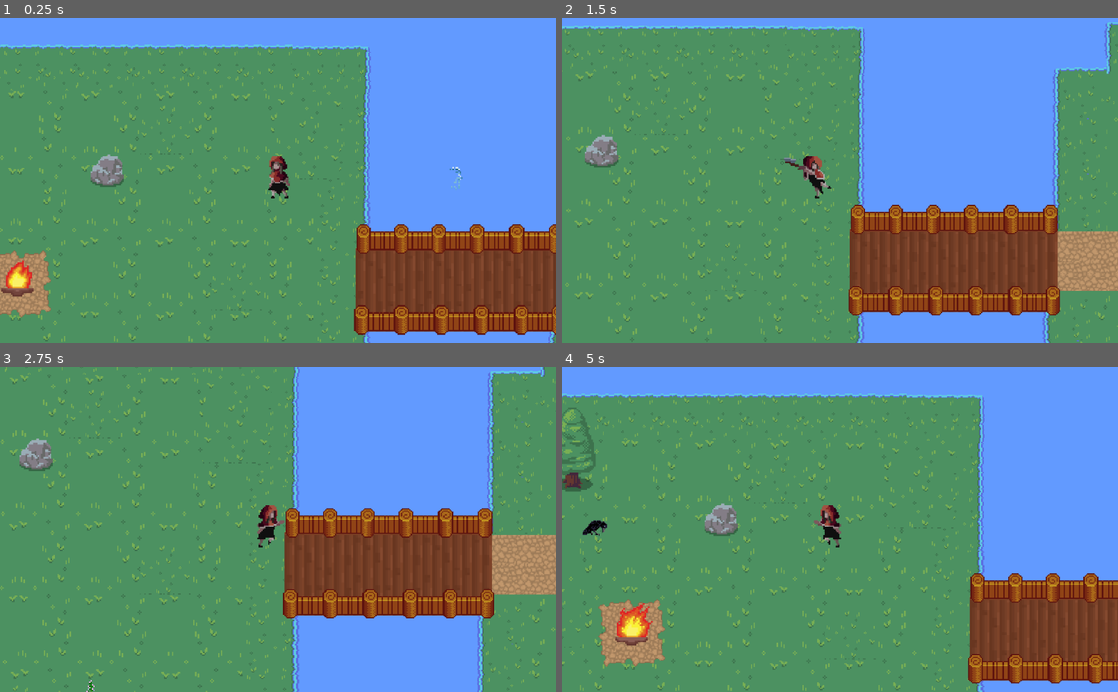
Above: before the commit, frames 1-4 (two rows, left to right).
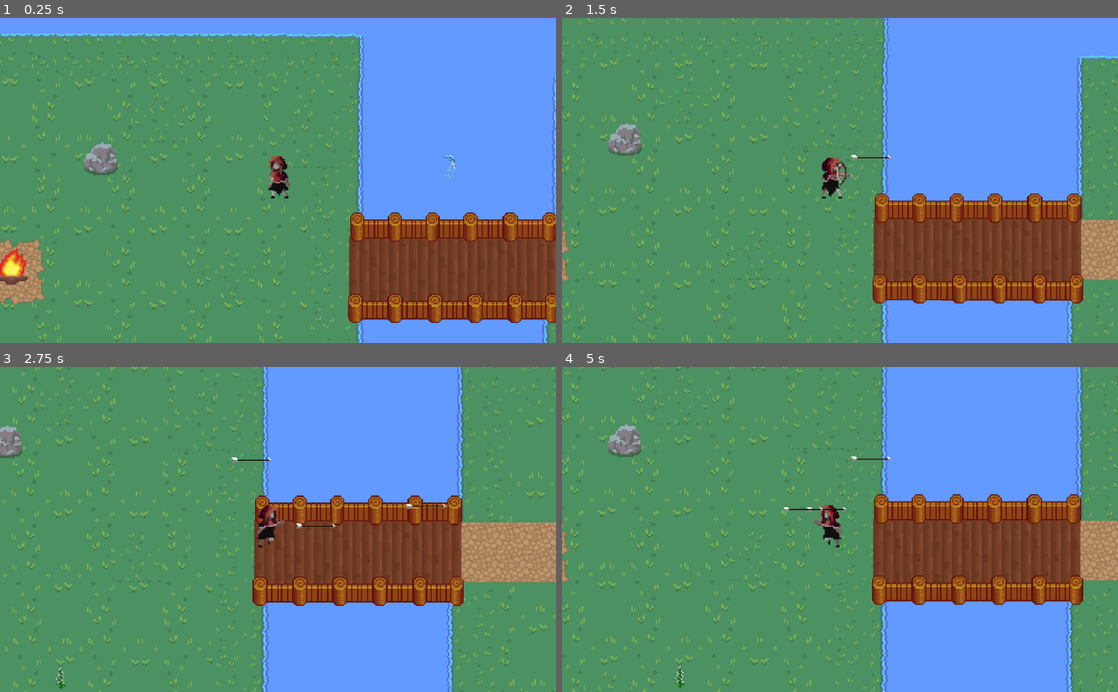
Above: after the commit, the same moments.

Repository: gitlad11/godot_second_try
Game: Godot game, scene res://home_scene.tscn
The game is run twice, just before and just after one commit, with the same random seed, the same clock (stepped at 60 frames per second) and the same inputs.
Inputs:
- Up to frame 1 (0.25 s): no input
- Up to frame 2 (1.5 s): tap Enter (ui_accept) at 0.5, 0.6, 0.77, 1.07, 1.35 s; hold Right (ui_right) 0.53-1.28 s; hold Down (ui_down) from 1.28 s (still down)
- Up to frame 3 (2.75 s): tap Enter (ui_accept) at 1.52, 1.82, 2.1 s; release Down (ui_down) at 2.03 s; hold Right (ui_right) from 2.03 s (still down)
- Up to frame 4 (5 s): release Right (ui_right) at 2.78 s; hold Up (ui_up) 2.78-3.53 s; tap Enter (ui_accept) at 2.85, 3.02, 3.32, 3.6, 3.77, 4.07, 4.35, 4.52, 4.82 s; hold Left (ui_left) from 3.53 s (still down)

The runs differ from the first frame. In frame 1, 18% of the frame differs, in the area x 0-100%, y 4-100%; in frame 2, 24%; in frame 3, 24%; in frame 4, 47%, in the area x 0-100%, y 0-100%.

Commit message:
dasdasdas

Diff:
--- /dev/null
+++ b/arrow.gd
@@ -0,0 +1,27 @@
+extends KinematicBody2D
+
+var flying = false
+var in_range = false
+export (int) var speed = 240
+var direction = "right"
+
+var velocity = Vector2()
+
+func on_flying(direct):
+	direction == direct
+	flying = true
+
+func movement():
+	velocity = Vector2()
+	print(direction)
+	if(direction == "left"):
+		velocity.x -= speed
+		get_node("Sprite").set_flip_h( true )
+	else:
+		velocity.x += speed
+		get_node("Sprite").set_flip_h( false )
+
+func _physics_process(delta):
+	if(flying):
+		movement()
+		velocity = move_and_slide(velocity)
--- /dev/null
+++ b/arrow.tscn
@@ -0,0 +1,25 @@
+[gd_scene load_steps=4 format=2]
+
+[ext_resource path="res://arrow.gd" type="Script" id=1]
+[ext_resource path="res://tiles/assets/iron arrow.png" type="Texture" id=2]
+
+[sub_resource type="RectangleShape2D" id=21]
+extents = Vector2( 28, 6 )
+
+[node name="arrow" type="KinematicBody2D"]
+position = Vector2( -48, 33 )
+scale = Vector2( 0.7, 0.7 )
+z_index = 999
+script = ExtResource( 1 )
+__meta__ = {
+"_edit_group_": true
+}
+
+[node name="CollisionShape2D" type="CollisionShape2D" parent="."]
+position = Vector2( 18, -4 )
+shape = SubResource( 21 )
+
+[node name="Sprite" type="Sprite" parent="."]
+position = Vector2( 20, -2 )
+texture = ExtResource( 2 )
+flip_h = true
--- a/crow.gd
+++ b/crow.gd
@@ -4,7 +4,7 @@
 export (int) var x_velocity = 1
 export (int) var y_velocity = 1
 var health = 1
-var speed = 170
+export (int) var speed = 170
 var velocity = Vector2()
 var direction = 'left'
 
--- a/home_scene.tscn
+++ b/home_scene.tscn
@@ -89,6 +89,9 @@
 [sub_resource type="CircleShape2D" id=9]
 radius = 35.0143
 
+[sub_resource type="CircleShape2D" id=20]
+radius = 485.004
+
 [sub_resource type="CircleShape2D" id=13]
 radius = 27.0185
 
@@ -175,7 +178,7 @@
 texture = ExtResource( 11 )
 
 [node name="Node2D46" parent="." instance=ExtResource( 8 )]
-position = Vector2( -57, -70 )
+position = Vector2( -30, -68 )
 
 [node name="Node2D48" parent="." instance=ExtResource( 8 )]
 position = Vector2( 1210, -5 )
@@ -268,7 +271,7 @@
 position = Vector2( 308, -236 )
 
 [node name="player" parent="." instance=ExtResource( 19 )]
-position = Vector2( 430, -527 )
+position = Vector2( 437, -514 )
 z_index = 10
 
 [node name="Camera2D" type="Camera2D" parent="player"]
@@ -284,6 +287,12 @@
 [node name="CollisionShape2D" type="CollisionShape2D" parent="player/player"]
 position = Vector2( -20, 27 )
 shape = SubResource( 9 )
+
+[node name="bow_range" type="Area2D" parent="player"]
+
+[node name="CollisionShape2D" type="CollisionShape2D" parent="player/bow_range"]
+position = Vector2( -5, 51 )
+shape = SubResource( 20 )
 
 [node name="stone" parent="." instance=ExtResource( 13 )]
 position = Vector2( 255, -516 )
@@ -334,12 +343,14 @@
 shape = SubResource( 7 )
 
 [node name="KinematicBody2D" type="KinematicBody2D" parent="."]
+position = Vector2( -7, -1 )
 
 [node name="CollisionShape2D" type="CollisionShape2D" parent="KinematicBody2D"]
 position = Vector2( 159, -144 )
 shape = SubResource( 16 )
 
 [node name="KinematicBody2D2" type="KinematicBody2D" parent="."]
+position = Vector2( 1, 25 )
 
 [node name="CollisionShape2D" type="CollisionShape2D" parent="KinematicBody2D2"]
 position = Vector2( 155, -666 )
@@ -367,6 +378,7 @@
 shape = SubResource( 19 )
 
 [node name="crow_vision" parent="." instance=ExtResource( 33 )]
+position = Vector2( -143, -601 )
 
 [node name="island" type="Node2D" parent="."]
 position = Vector2( 1485, -139 )
@@ -496,6 +508,18 @@
 
 [node name="sand_large21" parent="island" instance=ExtResource( 36 )]
 position = Vector2( 62, -653 )
+
+[node name="sand_large26" parent="island" instance=ExtResource( 36 )]
+position = Vector2( 62, -719 )
+
+[node name="sand_large27" parent="island" instance=ExtResource( 36 )]
+position = Vector2( 61, -783 )
+
+[node name="sand_large28" parent="island" instance=ExtResource( 36 )]
+position = Vector2( 62, -848 )
+
+[node name="sand_large29" parent="island" instance=ExtResource( 36 )]
+position = Vector2( 62, -912 )
 
 [node name="sand_large22" parent="island" instance=ExtResource( 36 )]
 position = Vector2( 62, -591 )
@@ -593,13 +617,21 @@
 position = Vector2( -597, -678 )
 
 [node name="Node2D44" parent="island" instance=ExtResource( 3 )]
-position = Vector2( -434, -685 )
+position = Vector2( -433, -685 )
 
 [node name="Node2D45" parent="island" instance=ExtResource( 2 )]
 position = Vector2( -263, -859 )
 
 [node name="Node2D43" parent="island" instance=ExtResource( 3 )]
 position = Vector2( -526, -684 )
+
+[node name="Node2D48" parent="island" instance=ExtResource( 3 )]
+position = Vector2( -142, -915 )
+
+[node name="Sprite5" type="Sprite" parent="island/Node2D48"]
+position = Vector2( -92, 0.749999 )
+scale = Vector2( 1, 0.919118 )
+texture = ExtResource( 39 )
 
 [connection signal="area_entered" from="large_three2" to="large_three2" method="_on_axe"]
 [connection signal="body_entered" from="large_three2/position" to="player" method="_on_position_above"]
--- a/player.gd
+++ b/player.gd
@@ -6,6 +6,7 @@
 var running = false
 var double_hit = false
 var hiting = false
+var direction = ""
 export (float) var attack_speed = 0.6
 export (String) var current_weapon = "sword"
 
@@ -43,6 +44,27 @@
 		get_node("AnimationPlayer").play("idle")
 		hiting = false
 
+func shoot():
+	if(!hiting):
+		hiting = true
+		get_node("AnimationPlayer").play("bow")
+		speed = speed / 2
+		yield(get_tree().create_timer(attack_speed),"timeout")
+		get_node("AnimationPlayer").play("idle")
+
+		var arrow = preload("res://arrow.tscn").instance()
+		arrow.on_flying(direction)
+		if(direction == "left"):
+			arrow.position.x = position.x - 140
+			arrow.position.y = position.y + 120
+		else:
+			arrow.position.x = position.x - 50
+			arrow.position.y = position.y + 120
+
+		get_tree().get_root().add_child(arrow)
+
+		speed = 160
+		hiting = false
 
 func change_weapon(weapon):
 	current_weapon = weapon
@@ -56,6 +78,7 @@
 			get_node("AnimationPlayer").play("run2")
 		get_node("AnimationPlayer").set_flip_h( true )
 		get_node("player").position.x = 50
+		direction = "right"
 		running = true
 
 	if Input.is_action_pressed("ui_left"):
@@ -64,6 +87,7 @@
 			get_node("AnimationPlayer").play("run2")
 		get_node("AnimationPlayer").set_flip_h( false )
 		get_node("player").position.x = 0
+		direction = "left"
 		running = true
 
 	if Input.is_action_pressed("ui_down"):
@@ -79,7 +103,7 @@
 		running = true
 
 	if Input.is_action_just_pressed("ui_accept"):
-		cut()
+		shoot()
 
 	elif !Input.is_action_pressed("ui_left") and !Input.is_action_pressed("ui_up") and !Input.is_action_pressed("ui_right") and !Input.is_action_pressed("ui_down"):
 		if !hiting:
--- a/red_hat.tscn
+++ b/red_hat.tscn
@@ -86,6 +86,246 @@
 atlas = ExtResource( 4 )
 region = Rect2( 1232, 0, 112, 133 )
 
+[sub_resource type="AtlasTexture" id=51]
+atlas = ExtResource( 1 )
+region = Rect2( 0, 0, 112, 133 )
+
+[sub_resource type="AtlasTexture" id=52]
+atlas = ExtResource( 1 )
+region = Rect2( 112, 0, 112, 133 )
+
+[sub_resource type="AtlasTexture" id=53]
+atlas = ExtResource( 1 )
+region = Rect2( 224, 0, 112, 133 )
+
+[sub_resource type="AtlasTexture" id=54]
+atlas = ExtResource( 1 )
+region = Rect2( 336, 0, 112, 133 )
+
+[sub_resource type="AtlasTexture" id=55]
+atlas = ExtResource( 1 )
+region = Rect2( 448, 0, 112, 133 )
+
+[sub_resource type="AtlasTexture" id=56]
+atlas = ExtResource( 1 )
+region = Rect2( 560, 0, 112, 133 )
+
+[sub_resource type="AtlasTexture" id=57]
+atlas = ExtResource( 1 )
+region = Rect2( 672, 0, 112, 133 )
+
+[sub_resource type="AtlasTexture" id=58]
+atlas = ExtResource( 1 )
+region = Rect2( 784, 0, 112, 133 )
+
+[sub_resource type="AtlasTexture" id=59]
+atlas = ExtResource( 1 )
+region = Rect2( 896, 0, 112, 133 )
+
+[sub_resource type="AtlasTexture" id=60]
+atlas = ExtResource( 1 )
+region = Rect2( 1008, 0, 112, 133 )
+
+[sub_resource type="AtlasTexture" id=61]
+atlas = ExtResource( 1 )
+region = Rect2( 1120, 0, 112, 133 )
+
+[sub_resource type="AtlasTexture" id=62]
+atlas = ExtResource( 1 )
+region = Rect2( 1232, 0, 112, 133 )
+
+[sub_resource type="AtlasTexture" id=39]
+atlas = ExtResource( 3 )
+region = Rect2( 0, 0, 112, 133 )
+
+[sub_resource type="AtlasTexture" id=40]
+atlas = ExtResource( 3 )
+region = Rect2( 112, 0, 112, 133 )
+
+[sub_resource type="AtlasTexture" id=41]
+atlas = ExtResource( 3 )
+region = Rect2( 224, 0, 112, 133 )
+
+[sub_resource type="AtlasTexture" id=42]
+atlas = ExtResource( 3 )
+region = Rect2( 336, 0, 112, 133 )
+
+[sub_resource type="AtlasTexture" id=43]
+atlas = ExtResource( 3 )
+region = Rect2( 448, 0, 112, 133 )
+
+[sub_resource type="AtlasTexture" id=44]
+atlas = ExtResource( 3 )
+region = Rect2( 560, 0, 112, 133 )
+
+[sub_resource type="AtlasTexture" id=45]
+atlas = ExtResource( 3 )
+region = Rect2( 672, 0, 112, 133 )
+
+[sub_resource type="AtlasTexture" id=46]
+atlas = ExtResource( 3 )
+region = Rect2( 784, 0, 112, 133 )
+
+[sub_resource type="AtlasTexture" id=47]
+atlas = ExtResource( 3 )
+region = Rect2( 896, 0, 112, 133 )
+
+[sub_resource type="AtlasTexture" id=48]
+atlas = ExtResource( 3 )
+region = Rect2( 1008, 0, 112, 133 )
+
+[sub_resource type="AtlasTexture" id=49]
+atlas = ExtResource( 3 )
+region = Rect2( 1120, 0, 112, 133 )
+
+[sub_resource type="AtlasTexture" id=50]
+atlas = ExtResource( 3 )
+region = Rect2( 1232, 0, 112, 133 )
+
+[sub_resource type="AtlasTexture" id=8]
+atlas = ExtResource( 5 )
+region = Rect2( 0, 0, 112, 133 )
+
+[sub_resource type="AtlasTexture" id=9]
+atlas = ExtResource( 5 )
+region = Rect2( 112, 0, 112, 133 )
+
+[sub_resource type="AtlasTexture" id=10]
+atlas = ExtResource( 5 )
+region = Rect2( 224, 0, 112, 133 )
+
+[sub_resource type="AtlasTexture" id=11]
+atlas = ExtResource( 5 )
+region = Rect2( 336, 0, 112, 133 )
+
+[sub_resource type="AtlasTexture" id=12]
+atlas = ExtResource( 5 )
+region = Rect2( 448, 0, 112, 133 )
+
+[sub_resource type="AtlasTexture" id=13]
+atlas = ExtResource( 5 )
+region = Rect2( 560, 0, 112, 133 )
+
+[sub_resource type="AtlasTexture" id=14]
+atlas = ExtResource( 5 )
+region = Rect2( 672, 0, 112, 133 )
+
+[sub_resource type="AtlasTexture" id=15]
+atlas = ExtResource( 5 )
+region = Rect2( 784, 0, 112, 133 )
+
+[sub_resource type="AtlasTexture" id=16]
+atlas = ExtResource( 5 )
+region = Rect2( 896, 0, 112, 133 )
+
+[sub_resource type="AtlasTexture" id=17]
+atlas = ExtResource( 5 )
+region = Rect2( 1008, 0, 112, 133 )
+
+[sub_resource type="AtlasTexture" id=18]
+atlas = ExtResource( 5 )
+region = Rect2( 1120, 0, 112, 133 )
+
+[sub_resource type="AtlasTexture" id=19]
+atlas = ExtResource( 5 )
+region = Rect2( 1232, 0, 112, 133 )
+
+[sub_resource type="AtlasTexture" id=63]
+atlas = ExtResource( 6 )
+region = Rect2( 0, 0, 112, 133 )
+
+[sub_resource type="AtlasTexture" id=64]
+atlas = ExtResource( 6 )
+region = Rect2( 112, 0, 112, 133 )
+
+[sub_resource type="AtlasTexture" id=65]
+atlas = ExtResource( 6 )
+region = Rect2( 224, 0, 112, 133 )
+
+[sub_resource type="AtlasTexture" id=66]
+atlas = ExtResource( 6 )
+region = Rect2( 336, 0, 112, 133 )
+
+[sub_resource type="AtlasTexture" id=67]
+atlas = ExtResource( 6 )
+region = Rect2( 448, 0, 112, 133 )
+
+[sub_resource type="AtlasTexture" id=68]
+atlas = ExtResource( 6 )
+region = Rect2( 560, 0, 112, 133 )
+
+[sub_resource type="AtlasTexture" id=69]
+atlas = ExtResource( 6 )
+region = Rect2( 672, 0, 112, 133 )
+
+[sub_resource type="AtlasTexture" id=70]
+atlas = ExtResource( 6 )
+region = Rect2( 784, 0, 112, 133 )
+
+[sub_resource type="AtlasTexture" id=71]
+atlas = ExtResource( 6 )
+region = Rect2( 896, 0, 112, 133 )
+
+[sub_resource type="AtlasTexture" id=72]
+atlas = ExtResource( 6 )
+region = Rect2( 1008, 0, 112, 133 )
+
+[sub_resource type="AtlasTexture" id=73]
+atlas = ExtResource( 6 )
+region = Rect2( 1120, 0, 112, 133 )
+
+[sub_resource type="AtlasTexture" id=74]
+atlas = ExtResource( 6 )
+region = Rect2( 1232, 0, 112, 133 )
+
+[sub_resource type="AtlasTexture" id=27]
+atlas = ExtResource( 7 )
+region = Rect2( 0, 0, 112, 133 )
+
+[sub_resource type="AtlasTexture" id=28]
+atlas = ExtResource( 7 )
+region = Rect2( 112, 0, 112, 133 )
+
+[sub_resource type="AtlasTexture" id=29]
+atlas = ExtResource( 7 )
+region = Rect2( 224, 0, 112, 133 )
+
+[sub_resource type="AtlasTexture" id=30]
+atlas = ExtResource( 7 )
+region = Rect2( 336, 0, 112, 133 )
+
+[sub_resource type="AtlasTexture" id=31]
+atlas = ExtResource( 7 )
+region = Rect2( 448, 0, 112, 133 )
+
+[sub_resource type="AtlasTexture" id=32]
+atlas = ExtResource( 7 )
+region = Rect2( 560, 0, 112, 133 )
+
+[sub_resource type="AtlasTexture" id=33]
+atlas = ExtResource( 7 )
+region = Rect2( 672, 0, 112, 133 )
+
+[sub_resource type="AtlasTexture" id=34]
+atlas = ExtResource( 7 )
+region = Rect2( 784, 0, 112, 133 )
+
+[sub_resource type="AtlasTexture" id=35]
+atlas = ExtResource( 7 )
+region = Rect2( 896, 0, 112, 133 )
+
+[sub_resource type="AtlasTexture" id=36]
+atlas = ExtResource( 7 )
+region = Rect2( 1008, 0, 112, 133 )
+
+[sub_resource type="AtlasTexture" id=37]
+atlas = ExtResource( 7 )
+region = Rect2( 1120, 0, 112, 133 )
+
+[sub_resource type="AtlasTexture" id=38]
+atlas = ExtResource( 7 )
+region = Rect2( 1232, 0, 112, 133 )
+
 [sub_resource type="AtlasTexture" id=75]
 atlas = ExtResource( 2 )
 region = Rect2( 448, 0, 112, 133 )
@@ -118,102 +358,6 @@
 atlas = ExtResource( 2 )
 region = Rect2( 1232, 0, 112, 133 )
 
-[sub_resource type="AtlasTexture" id=8]
-atlas = ExtResource( 5 )
-region = Rect2( 0, 0, 112, 133 )
-
-[sub_resource type="AtlasTexture" id=9]
-atlas = ExtResource( 5 )
-region = Rect2( 112, 0, 112, 133 )
-
-[sub_resource type="AtlasTexture" id=10]
-atlas = ExtResource( 5 )
-region = Rect2( 224, 0, 112, 133 )
-
-[sub_resource type="AtlasTexture" id=11]
-atlas = ExtResource( 5 )
-region = Rect2( 336, 0, 112, 133 )
-
-[sub_resource type="AtlasTexture" id=12]
-atlas = ExtResource( 5 )
-region = Rect2( 448, 0, 112, 133 )
-
-[sub_resource type="AtlasTexture" id=13]
-atlas = ExtResource( 5 )
-region = Rect2( 560, 0, 112, 133 )
-
-[sub_resource type="AtlasTexture" id=14]
-atlas = ExtResource( 5 )
-region = Rect2( 672, 0, 112, 133 )
-
-[sub_resource type="AtlasTexture" id=15]
-atlas = ExtResource( 5 )
-region = Rect2( 784, 0, 112, 133 )
-
-[sub_resource type="AtlasTexture" id=16]
-atlas = ExtResource( 5 )
-region = Rect2( 896, 0, 112, 133 )
-
-[sub_resource type="AtlasTexture" id=17]
-atlas = ExtResource( 5 )
-region = Rect2( 1008, 0, 112, 133 )
-
-[sub_resource type="AtlasTexture" id=18]
-atlas = ExtResource( 5 )
-region = Rect2( 1120, 0, 112, 133 )
-
-[sub_resource type="AtlasTexture" id=19]
-atlas = ExtResource( 5 )
-region = Rect2( 1232, 0, 112, 133 )
-
-[sub_resource type="AtlasTexture" id=39]
-atlas = ExtResource( 3 )
-region = Rect2( 0, 0, 112, 133 )
-
-[sub_resource type="AtlasTexture" id=40]
-atlas = ExtResource( 3 )
-region = Rect2( 112, 0, 112, 133 )
-
-[sub_resource type="AtlasTexture" id=41]
-atlas = ExtResource( 3 )
-region = Rect2( 224, 0, 112, 133 )
-
-[sub_resource type="AtlasTexture" id=42]
-atlas = ExtResource( 3 )
-region = Rect2( 336, 0, 112, 133 )
-
-[sub_resource type="AtlasTexture" id=43]
-atlas = ExtResource( 3 )
-region = Rect2( 448, 0, 112, 133 )
-
-[sub_resource type="AtlasTexture" id=44]
-atlas = ExtResource( 3 )
-region = Rect2( 560, 0, 112, 133 )
-
-[sub_resource type="AtlasTexture" id=45]
-atlas = ExtResource( 3 )
-region = Rect2( 672, 0, 112, 133 )
-
-[sub_resource type="AtlasTexture" id=46]
-atlas = ExtResource( 3 )
-region = Rect2( 784, 0, 112, 133 )
-
-[sub_resource type="AtlasTexture" id=47]
-atlas = ExtResource( 3 )
-region = Rect2( 896, 0, 112, 133 )
-
-[sub_resource type="AtlasTexture" id=48]
-atlas = ExtResource( 3 )
-region = Rect2( 1008, 0, 112, 133 )
-
-[sub_resource type="AtlasTexture" id=49]
-atlas = ExtResource( 3 )
-region = Rect2( 1120, 0, 112, 133 )
-
-[sub_resource type="AtlasTexture" id=50]
-atlas = ExtResource( 3 )
-region = Rect2( 1232, 0, 112, 133 )
-
 [sub_resource type="AtlasTexture" id=20]
 atlas = ExtResource( 8 )
 region = Rect2( 0, 0, 112, 133 )
@@ -241,150 +385,6 @@
 [sub_resource type="AtlasTexture" id=26]
 atlas = ExtResource( 8 )
 region = Rect2( 672, 0, 112, 133 )
-
-[sub_resource type="AtlasTexture" id=51]
-atlas = ExtResource( 1 )
-region = Rect2( 0, 0, 112, 133 )
-
-[sub_resource type="AtlasTexture" id=52]
-atlas = ExtResource( 1 )
-region = Rect2( 112, 0, 112, 133 )
-
-[sub_resource type="AtlasTexture" id=53]
-atlas = ExtResource( 1 )
-region = Rect2( 224, 0, 112, 133 )
-
-[sub_resource type="AtlasTexture" id=54]
-atlas = ExtResource( 1 )
-region = Rect2( 336, 0, 112, 133 )
-
-[sub_resource type="AtlasTexture" id=55]
-atlas = ExtResource( 1 )
-region = Rect2( 448, 0, 112, 133 )
-
-[sub_resource type="AtlasTexture" id=56]
-atlas = ExtResource( 1 )
-region = Rect2( 560, 0, 112, 133 )
-
-[sub_resource type="AtlasTexture" id=57]
-atlas = ExtResource( 1 )
-region = Rect2( 672, 0, 112, 133 )
-
-[sub_resource type="AtlasTexture" id=58]
-atlas = ExtResource( 1 )
-region = Rect2( 784, 0, 112, 133 )
-
-[sub_resource type="AtlasTexture" id=59]
-atlas = ExtResource( 1 )
-region = Rect2( 896, 0, 112, 133 )
-
-[sub_resource type="AtlasTexture" id=60]
-atlas = ExtResource( 1 )
-region = Rect2( 1008, 0, 112, 133 )
-
-[sub_resource type="AtlasTexture" id=61]
-atlas = ExtResource( 1 )
-region = Rect2( 1120, 0, 112, 133 )
-
-[sub_resource type="AtlasTexture" id=62]
-atlas = ExtResource( 1 )
-region = Rect2( 1232, 0, 112, 133 )
-
-[sub_resource type="AtlasTexture" id=63]
-atlas = ExtResource( 6 )
-region = Rect2( 0, 0, 112, 133 )
-
-[sub_resource type="AtlasTexture" id=64]
-atlas = ExtResource( 6 )
-region = Rect2( 112, 0, 112, 133 )
-
-[sub_resource type="AtlasTexture" id=65]
-atlas = ExtResource( 6 )
-region = Rect2( 224, 0, 112, 133 )
-
-[sub_resource type="AtlasTexture" id=66]
-atlas = ExtResource( 6 )
-region = Rect2( 336, 0, 112, 133 )
-
-[sub_resource type="AtlasTexture" id=67]
-atlas = ExtResource( 6 )
-region = Rect2( 448, 0, 112, 133 )
-
-[sub_resource type="AtlasTexture" id=68]
-atlas = ExtResource( 6 )
-region = Rect2( 560, 0, 112, 133 )
-
-[sub_resource type="AtlasTexture" id=69]
-atlas = ExtResource( 6 )
-region = Rect2( 672, 0, 112, 133 )
-
-[sub_resource type="AtlasTexture" id=70]
-atlas = ExtResource( 6 )
-region = Rect2( 784, 0, 112, 133 )
-
-[sub_resource type="AtlasTexture" id=71]
-atlas = ExtResource( 6 )
-region = Rect2( 896, 0, 112, 133 )
-
-[sub_resource type="AtlasTexture" id=72]
-atlas = ExtResource( 6 )
-region = Rect2( 1008, 0, 112, 133 )
-
-[sub_resource type="AtlasTexture" id=73]
-atlas = ExtResource( 6 )
-region = Rect2( 1120, 0, 112, 133 )
-
-[sub_resource type="AtlasTexture" id=74]
-atlas = ExtResource( 6 )
-region = Rect2( 1232, 0, 112, 133 )
-
-[sub_resource type="AtlasTexture" id=27]
-atlas = ExtResource( 7 )
-region = Rect2( 0, 0, 112, 133 )
-
-[sub_resource type="AtlasTexture" id=28]
-atlas = ExtResource( 7 )
-region = Rect2( 112, 0, 112, 133 )
-
-[sub_resource type="AtlasTexture" id=29]
-atlas = ExtResource( 7 )
-region = Rect2( 224, 0, 112, 133 )
-
-[sub_resource type="AtlasTexture" id=30]
-atlas = ExtResource( 7 )
-region = Rect2( 336, 0, 112, 133 )
-
-[sub_resource type="AtlasTexture" id=31]
-atlas = ExtResource( 7 )
-region = Rect2( 448, 0, 112, 133 )
-
-[sub_resource type="AtlasTexture" id=32]
-atlas = ExtResource( 7 )
-region = Rect2( 560, 0, 112, 133 )
-
-[sub_resource type="AtlasTexture" id=33]
-atlas = ExtResource( 7 )
-region = Rect2( 672, 0, 112, 133 )
-
-[sub_resource type="AtlasTexture" id=34]
-atlas = ExtResource( 7 )
-region = Rect2( 784, 0, 112, 133 )
-
-[sub_resource type="AtlasTexture" id=35]
-atlas = ExtResource( 7 )
-region = Rect2( 896, 0, 112, 133 )
-
-[sub_resource type="AtlasTexture" id=36]
-atlas = ExtResource( 7 )
-region = Rect2( 1008, 0, 112, 133 )
-
-[sub_resource type="AtlasTexture" id=37]
-atlas = ExtResource( 7 )
-region = Rect2( 1120, 0, 112, 133 )
-
-[sub_resource type="AtlasTexture" id=38]
-atlas = ExtResource( 7 )
-region = Rect2( 1232, 0, 112, 133 )
 
 [sub_resource type="SpriteFrames" id=95]
 animations = [ {
@@ -403,39 +403,39 @@
 "name": "run_attack",
 "speed": 5.0
 }, {
+"frames": [ SubResource( 51 ), SubResource( 52 ), SubResource( 53 ), SubResource( 54 ), SubResource( 55 ), SubResource( 56 ), SubResource( 57 ), SubResource( 58 ), SubResource( 59 ), SubResource( 60 ), SubResource( 61 ), SubResource( 62 ) ],
+"loop": true,
+"name": "bow",
+"speed": 5.0
+}, {
+"frames": [ SubResource( 39 ), SubResource( 40 ), SubResource( 41 ), SubResource( 42 ), SubResource( 43 ), SubResource( 44 ), SubResource( 45 ), SubResource( 46 ), SubResource( 47 ), SubResource( 48 ), SubResource( 49 ), SubResource( 50 ) ],
+"loop": true,
+"name": "hit_1",
+"speed": 5.0
+}, {
+"frames": [ SubResource( 8 ), SubResource( 9 ), SubResource( 10 ), SubResource( 11 ), SubResource( 12 ), SubResource( 13 ), SubResource( 14 ), SubResource( 15 ), SubResource( 16 ), SubResource( 17 ), SubResource( 18 ), SubResource( 19 ) ],
+"loop": true,
+"name": "strong_attack",
+"speed": 5.0
+}, {
+"frames": [ SubResource( 63 ), SubResource( 64 ), SubResource( 65 ), SubResource( 66 ), SubResource( 67 ), SubResource( 68 ), SubResource( 69 ), SubResource( 70 ), SubResource( 71 ), SubResource( 72 ), SubResource( 73 ), SubResource( 74 ) ],
+"loop": true,
+"name": "run2",
+"speed": 5.0
+}, {
+"frames": [ SubResource( 27 ), SubResource( 28 ), SubResource( 29 ), SubResource( 30 ), SubResource( 31 ), SubResource( 32 ), SubResource( 33 ), SubResource( 34 ), SubResource( 35 ), SubResource( 36 ), SubResource( 37 ), SubResource( 38 ) ],
+"loop": true,
+"name": "hit_2",
+"speed": 5.0
+}, {
 "frames": [ SubResource( 75 ), SubResource( 76 ), SubResource( 77 ), SubResource( 78 ), SubResource( 79 ), SubResource( 80 ), SubResource( 81 ), SubResource( 82 ) ],
 "loop": true,
 "name": "attack_2",
 "speed": 5.0
 }, {
-"frames": [ SubResource( 8 ), SubResource( 9 ), SubResource( 10 ), SubResource( 11 ), SubResource( 12 ), SubResource( 13 ), SubResource( 14 ), SubResource( 15 ), SubResource( 16 ), SubResource( 17 ), SubResource( 18 ), SubResource( 19 ) ],
-"loop": true,
-"name": "strong_attack",
-"speed": 5.0
-}, {
-"frames": [ SubResource( 39 ), SubResource( 40 ), SubResource( 41 ), SubResource( 42 ), SubResource( 43 ), SubResource( 44 ), SubResource( 45 ), SubResource( 46 ), SubResource( 47 ), SubResource( 48 ), SubResource( 49 ), SubResource( 50 ) ],
-"loop": true,
-"name": "hit_1",
-"speed": 5.0
-}, {
 "frames": [ SubResource( 20 ), SubResource( 21 ), SubResource( 22 ), SubResource( 23 ), SubResource( 24 ), SubResource( 25 ), SubResource( 26 ) ],
 "loop": true,
 "name": "hurt",
-"speed": 5.0
-}, {
-"frames": [ SubResource( 51 ), SubResource( 52 ), SubResource( 53 ), SubResource( 54 ), SubResource( 55 ), SubResource( 56 ), SubResource( 57 ), SubResource( 58 ), SubResource( 59 ), SubResource( 60 ), SubResource( 61 ), SubResource( 62 ) ],
-"loop": true,
-"name": "bow",
-"speed": 5.0
-}, {
-"frames": [ SubResource( 63 ), SubResource( 64 ), SubResource( 65 ), SubResource( 66 ), SubResource( 67 ), SubResource( 68 ), SubResource( 69 ), SubResource( 70 ), SubResource( 71 ), SubResource( 72 ), SubResource( 73 ), SubResource( 74 ) ],
-"loop": true,
-"name": "run2",
-"speed": 5.0
-}, {
-"frames": [ SubResource( 27 ), SubResource( 28 ), SubResource( 29 ), SubResource( 30 ), SubResource( 31 ), SubResource( 32 ), SubResource( 33 ), SubResource( 34 ), SubResource( 35 ), SubResource( 36 ), SubResource( 37 ), SubResource( 38 ) ],
-"loop": true,
-"name": "hit_2",
 "speed": 5.0
 } ]
 
Not shown: 1 places in home_scene.tscn that only renumber resources
Binary file added: tiles/assets/iron arrow.png
Not shown, added: tiles/assets/iron arrow.png.import
Binary file added: tiles/assets/tile000.png
Not shown, added: tiles/assets/tile000.png.import
Binary file added: tiles/assets/tile001.png
Not shown, added: tiles/assets/tile001.png.import
Binary file added: tiles/assets/tile002.png
Not shown, added: tiles/assets/tile002.png.import
Binary file added: tiles/assets/tile003.png
Not shown, added: tiles/assets/tile003.png.import
Binary file added: tiles/assets/tile004.png
(and 3 more such lines)
